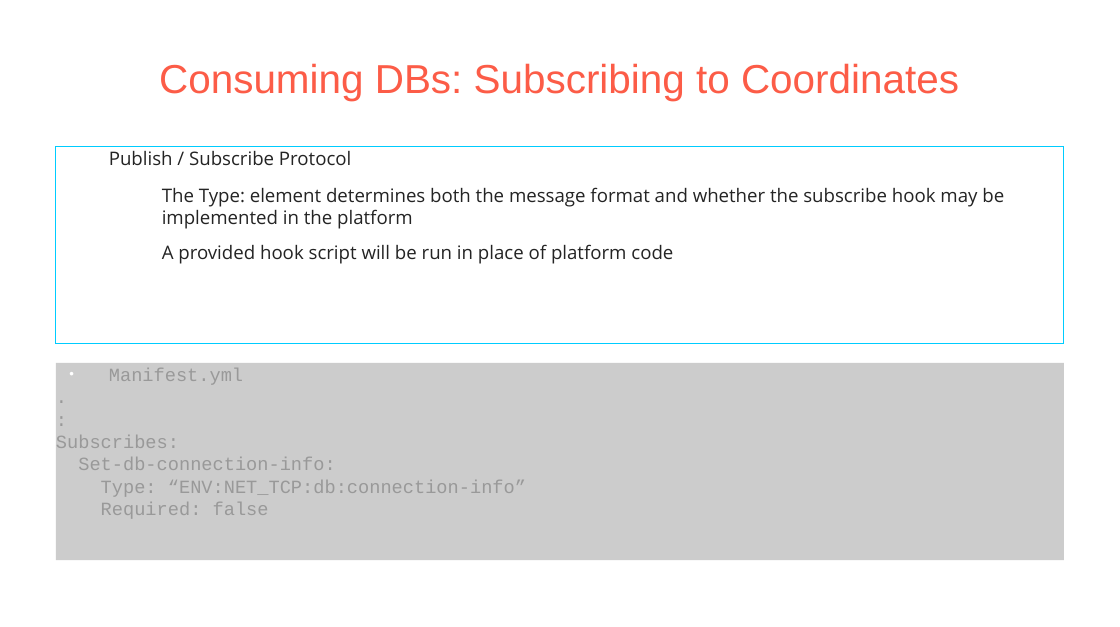
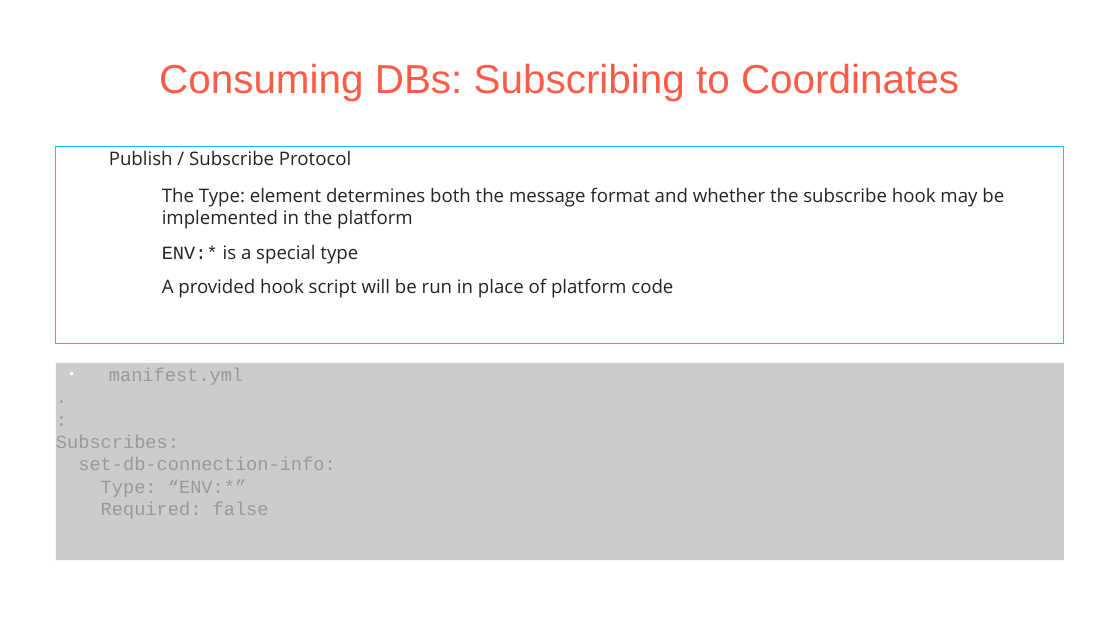
Before and after one commit to pmorie/presentations, a slide deck: slide 14 of devnation_openshift_cartridges.odp. Drawn at 1120x627 pixels with LibreOffice and Linux fonts; fonts in the diff are those of the drawing; background and template pictures are left out. Boxes give left, top, right and bottom in pixels: in the first picture for what was removed or moved away, otherwise in the second. Text is boxed around its words. In the diff, an @@ line names an element or a change of style, - is before the commit and + after.

```diff
--- a/devnation_openshift_cartridges.odp
+++ b/devnation_openshift_cartridges.odp
@@ text at (162,245,358,264): paragraph added @@
+  − ENV:* is a special type
@@ text at (109,368,243,385): text changed @@
-● Manifest.yml
+● manifest.yml
@@ text at (78,457,335,497): text changed @@
-Set-db-connection-info:
-Type: “ENV:NET_TCP:db:connection-info”
+set-db-connection-info:
+Type: “ENV:*”
```
Also in this commit, not shown: 13 other slides changed.
